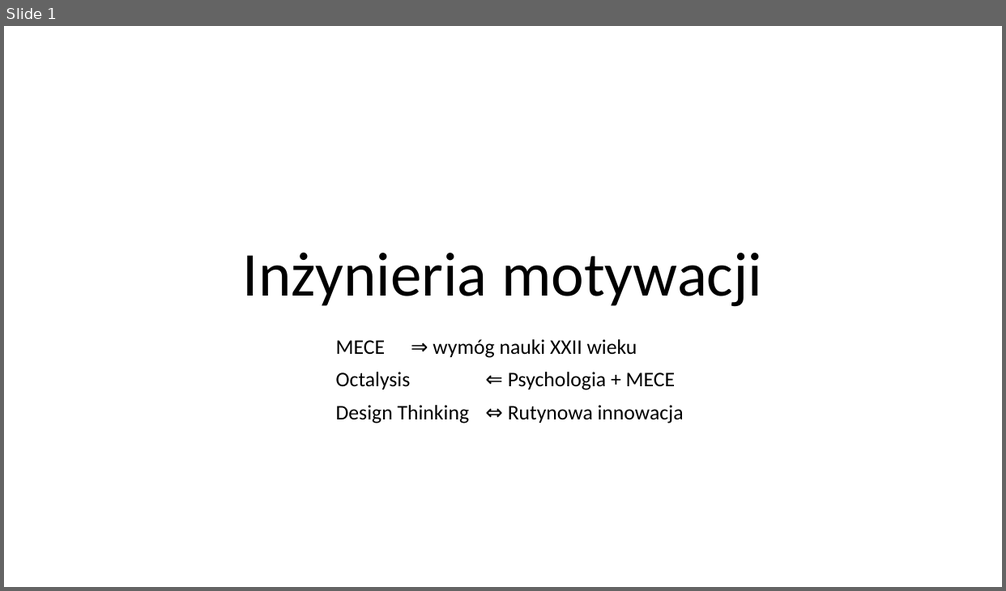
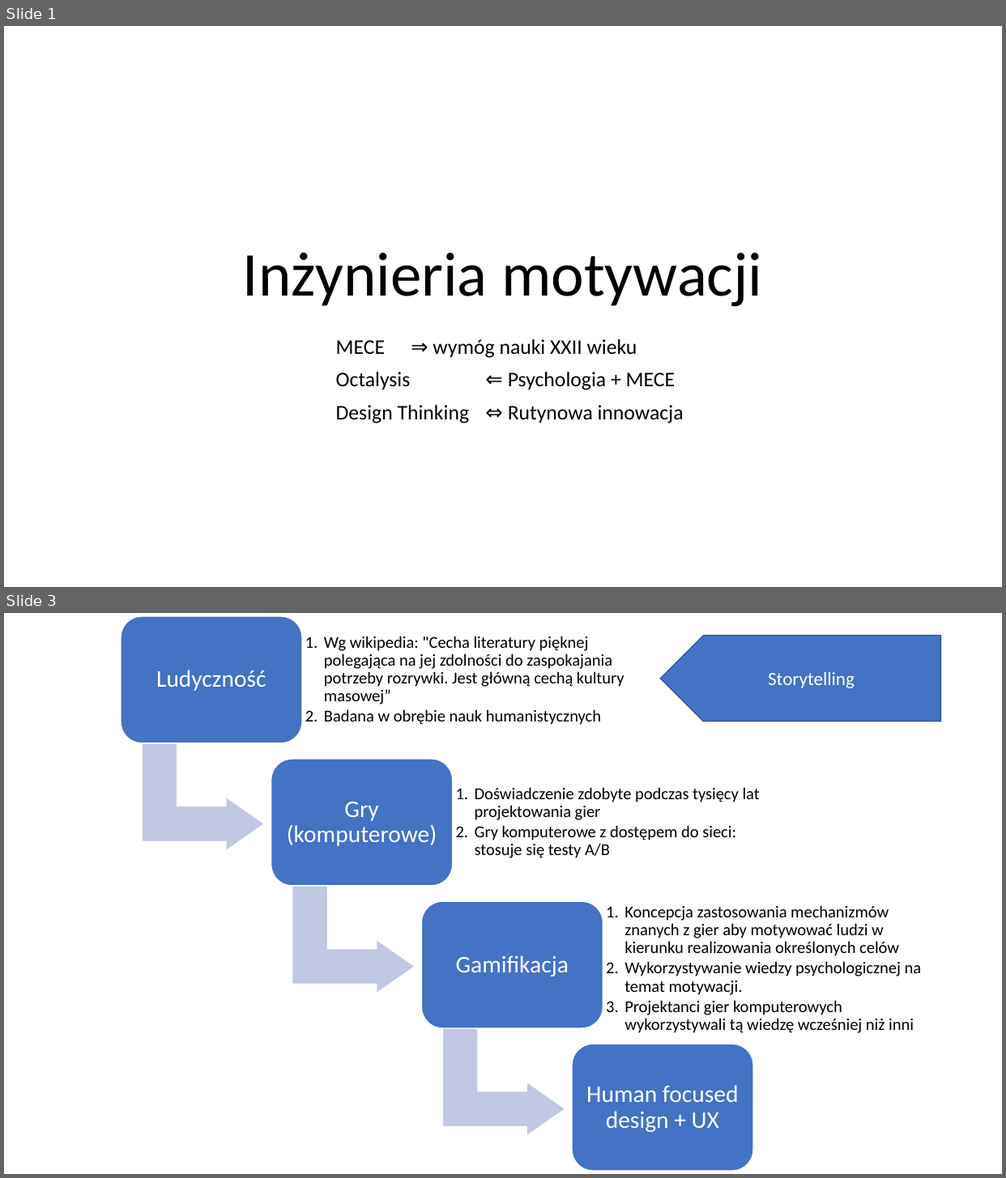
Before and after one commit to Jblew/mece-motivation-workshops, a slide deck: prezentacja-v1.pptx. Shown one above the other, each under a label of ours: slide 1 before the commit, slides 1 and 3 after it; the slides between them are not shown. The pictures are 1006x591 and 1006x1178 pixels, drawn with LibreOffice and Linux fonts; fonts in the diff are those of the drawing. Boxes give left, top, right and bottom in pixels: in the first picture for what was removed or moved away, otherwise in the second. Text is boxed around its words. In the diff, an @@ line names an element or a change of style, - is before the commit and + after.

```diff
--- a/prezentacja-v1.pptx
+++ b/prezentacja-v1.pptx
@@ slide 3 added at (4,613,1002,1174), background #FFFFFF @@
@@ pentagon arrow added at (661,636,941,722), fill #4472C4, outline #325491 1 pt, 18 pt, text #FFFFFF @@
+Storytelling
@@ group added at (121,616,941,1171): 4 freeform shapes, 3 bent up arrows, 3 frees @@
+Ludyczność
+  1. Wg wikipedia: "Cecha literatury pięknej polegająca na jej zdolności do zaspokajania potrzeby rozrywki. Jest główną cechą kultury masowej”
+  2. Badana w obrębie nauk humanistycznych
+Gry (komputerowe)
+  1. Doświadczenie zdobyte podczas tysięcy lat projektowania gier
+  2. Gry komputerowe z dostępem do sieci: stosuje się testy A/B
+Gamifikacja
+  1. Koncepcja zastosowania mechanizmów znanych z gier aby motywować ludzi w kierunku realizowania określonych celów
+  2. Wykorzystywanie wiedzy psychologicznej na temat motywacji.
+  3. Projektanci gier komputerowych wykorzystywali tą wiedzę wcześniej niż inni
+Human focused design + UX
```
Also in this commit, not shown: 14 other slides added, 1 slide removed, 1 other file.
